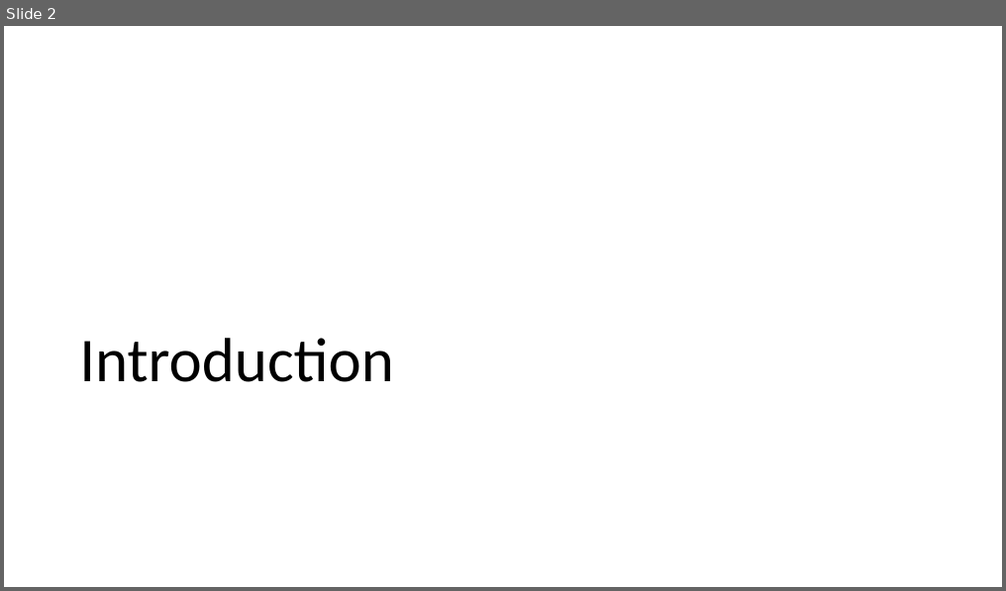
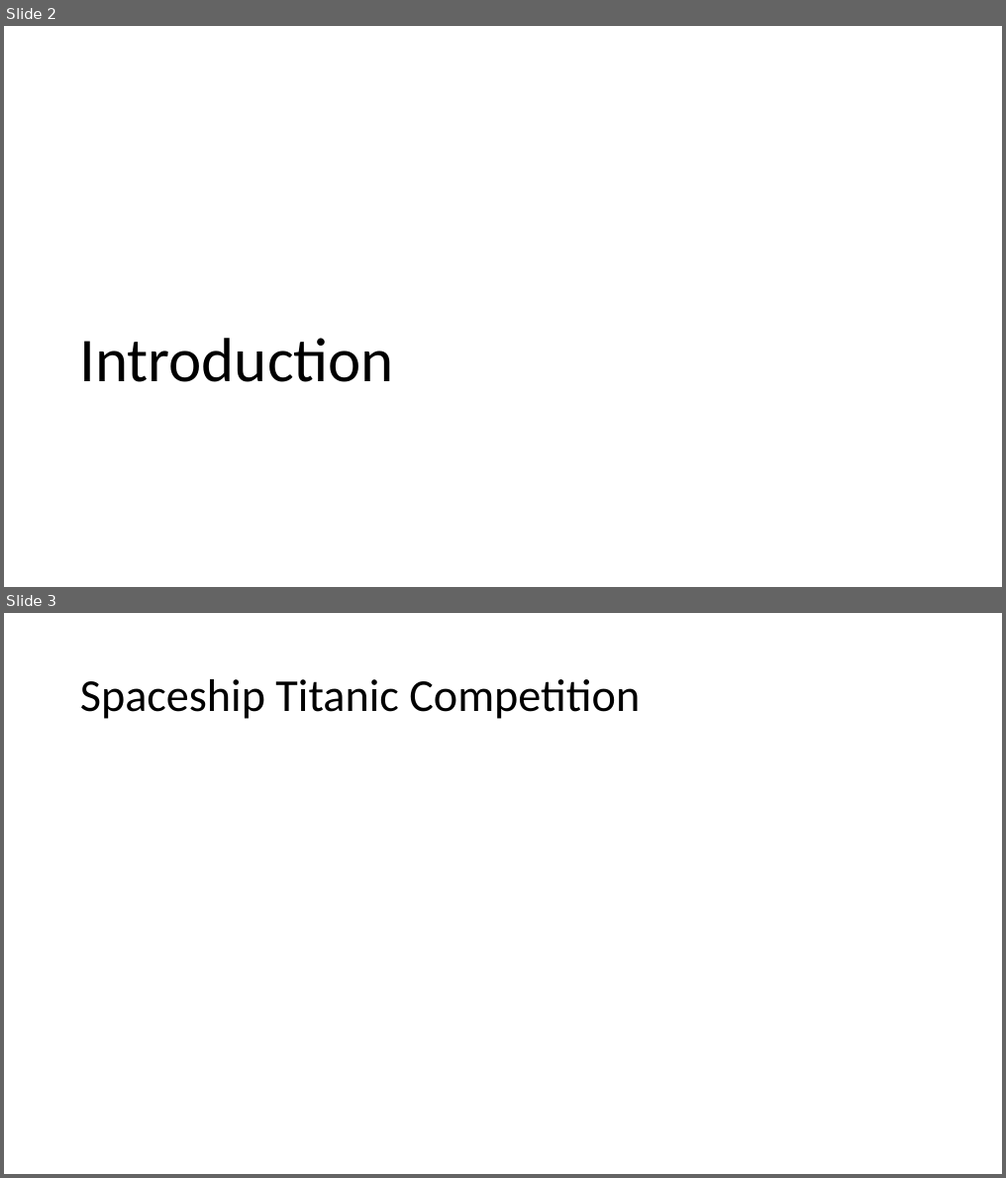
Before and after one commit to jordan-boswell/spaceship-titanic, a slide deck: deliverables/presentation.pptx. Shown one above the other, each under a label of ours: slide 2 before the commit, slides 2 and 3 after it. The pictures are 1006x591 and 1006x1178 pixels, drawn with LibreOffice and Linux fonts; fonts in the diff are those of the drawing. Boxes give left, top, right and bottom in pixels: in the first picture for what was removed or moved away, otherwise in the second. Text is boxed around its words. In the diff, an @@ line names an element or a change of style, - is before the commit and + after.

```diff
--- a/deliverables/presentation.pptx
+++ b/deliverables/presentation.pptx
@@ slide 3 added at (x1=4, y1=613, x2=1002, y2=1174), background #FFFFFF @@
@@ title added at (x1=80, y1=679, x2=640, y2=719), 44 pt, text #000000 @@
+Spaceship Titanic Competition
```
Also in this commit, not shown: 8 other slides added, 13 other files.
